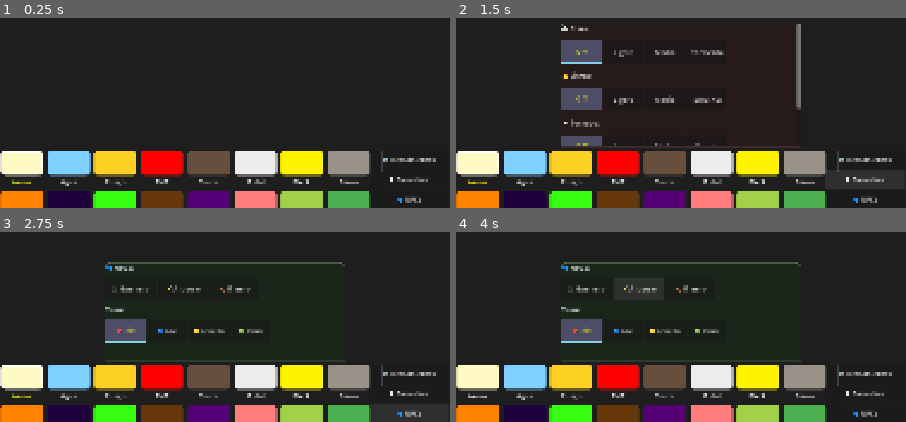
Above: before the commit, frames 1-4 (two rows, left to right).
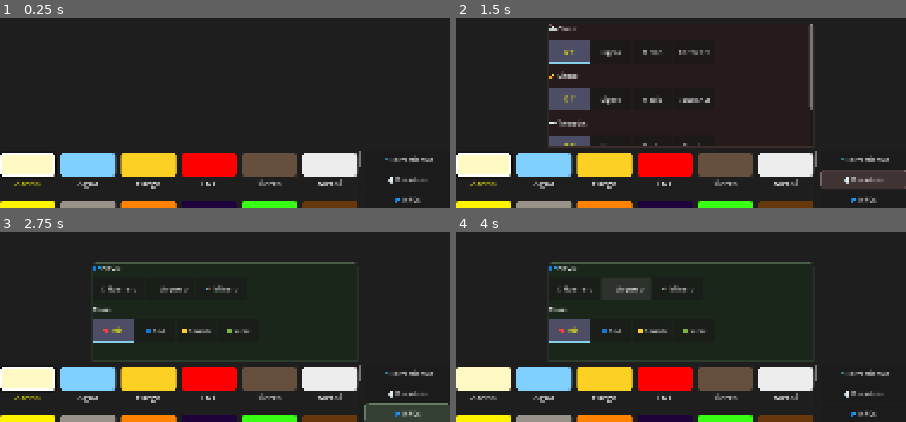
Above: after the commit, the same moments.

Repository: OmarSaez/Sandbox-game
Game: Godot game, scene res://scenes/main/main_scene.tscn
The game is run twice, just before and just after one commit, with the same random seed, the same clock (stepped at 60 frames per second) and the same inputs.
Inputs:
- Up to frame 1 (0.25 s): no input
- Up to frame 2 (1.5 s): click "🛠️ Herramientas" at 0.5 s; click "🌪️ Desastres" at 1.25 s
- Up to frame 3 (2.75 s): click "👥 NPCs" at 2 s
- Up to frame 4 (4 s): click "⚔️ Guerrero" at 2.75 s; click "🏹 Arquero" at 3.5 s

The runs differ from the first frame. In frame 1, 18% of the frame differs, in the area x 0-97%, y 70-100%; in frame 2, 22%, in the area x 0-100%, y 3-100%; in frame 3, 20%; in frame 4, 20%.

Commit message:
Se integra redicionamiento dinamico en el menu principal

Diff:
--- a/sandbox/scripts/sandbox/sandbox_grid.gd
+++ b/sandbox/scripts/sandbox/sandbox_grid.gd
@@ -520,10 +520,15 @@
 	var h = min(115 * s, 140)
 
 	material_scroll.custom_minimum_size = Vector2(0, h)
-	material_scroll.offset_top = -h
 	material_scroll.anchor_top = 1.0
 	material_scroll.anchor_bottom = 1.0
+	material_scroll.anchor_left = 0
+	material_scroll.anchor_right = 1.0
+
+	material_scroll.offset_top = -h
 	material_scroll.offset_bottom = 0
+	material_scroll.offset_left = 0
+	material_scroll.offset_right = -175 * s # Leave space for ActionButtons
 
 	# PUSH GAME VIEW (TextureRect) UP by h + 1 (Finer Limit)
 	if texture_rect:
@@ -552,8 +557,14 @@
 		# PIN Survivor to HUD Floor with FIXED LIMIT
 		action_vbox.anchor_bottom = 1.0
 		action_vbox.anchor_top = 1.0
+		action_vbox.anchor_left = 1.0
+		action_vbox.anchor_right = 1.0
+
 		action_vbox.offset_bottom = 0
 		action_vbox.offset_top = -h
+		action_vbox.offset_left = -170 * s # Standard button width zone
+		action_vbox.offset_right = 0
+
 		action_vbox.add_theme_constant_override("separation", 3 * s) # Compact
 		action_vbox.alignment = BoxContainer.ALIGNMENT_END # PUSH TO BOTTOM
 
@@ -561,6 +572,8 @@
 	if material_grid:
 		for child in material_grid.get_children():
 			if is_instance_valid(child): child.free()
+		material_grid.add_theme_constant_override("h_separation", 10 * s)
+		material_grid.add_theme_constant_override("v_separation", 10 * s)
 
 	# 5. CONSTRUCT ALL SUB-UI
 	ui_root.set_meta("tools_v", tools_v)
@@ -587,6 +600,17 @@
 	tools_btn.text = tr[current_language]["tools"]
 	ui_elements["tools_btn"] = tools_btn
 	action_vbox.add_child(tools_btn)
+
+	var btn_style = StyleBoxFlat.new()
+	btn_style.bg_color = Color(0.2, 0.2, 0.25, 1.0) # SOLID dark blue-grey
+	btn_style.border_width_left = 1; btn_style.border_width_top = 1
+	btn_style.border_width_right = 1; btn_style.border_width_bottom = 1
+	btn_style.border_color = Color(0.4, 0.4, 0.5)
+	btn_style.corner_radius_top_left = 5; btn_style.corner_radius_top_right = 5
+	btn_style.corner_radius_bottom_left = 5; btn_style.corner_radius_bottom_right = 5
+	tools_btn.add_theme_stylebox_override("normal", btn_style)
+	tools_btn.add_theme_stylebox_override("hover", btn_style)
+	tools_btn.add_theme_stylebox_override("pressed", btn_style)
 
 	# CREATE FRESH PANEL WITH STYLE
 	tools_panel = PanelContainer.new()
@@ -610,7 +634,7 @@
 	tools_panel.anchor_top = 1.0
 	tools_panel.anchor_bottom = 1.0
 
-	var panel_width = 550 * s
+	var panel_width = 530 * s
 	var panel_height = 220 * s
 	var bottom_gap = (min(115 * s, 140)) + (5 * s) # Dynamic GAP above HUD floor
 
@@ -706,6 +730,17 @@
 	ui_elements["disaster_btn"] = disaster_btn
 	action_vbox.add_child(disaster_btn)
 
+	var btn_style = StyleBoxFlat.new()
+	btn_style.bg_color = Color(0.25, 0.2, 0.2, 1.0) # SOLID dark red-grey
+	btn_style.border_width_left = 1; btn_style.border_width_top = 1
+	btn_style.border_width_right = 1; btn_style.border_width_bottom = 1
+	btn_style.border_color = Color(0.5, 0.4, 0.4)
+	btn_style.corner_radius_top_left = 5; btn_style.corner_radius_top_right = 5
+	btn_style.corner_radius_bottom_left = 5; btn_style.corner_radius_bottom_right = 5
+	disaster_btn.add_theme_stylebox_override("normal", btn_style)
+	disaster_btn.add_theme_stylebox_override("hover", btn_style)
+	disaster_btn.add_theme_stylebox_override("pressed", btn_style)
+
 	# CREATE FRESH PANEL WITH STYLE
 	var ui_root = get_parent().get_node("UI")
 	disaster_panel = PanelContainer.new()
@@ -727,7 +762,7 @@
 	disaster_panel.anchor_top = 1.0
 	disaster_panel.anchor_bottom = 1.0
 
-	var d_width = 480 * s
+	var d_width = 530 * s
 	var d_height = 250 * s
 	var d_bottom_gap = (min(115 * s, 140)) + (5 * s)
 
@@ -879,87 +914,109 @@
 
 func _add_button(key: String, mat_id: int):
 	var s = _get_ui_scale()
+
+	# The master container for the whole slot (Clickable area)
+	var slot_pnl = PanelContainer.new()
+	var slot_style = StyleBoxEmpty.new() # Invisible but stops mouse
+	slot_pnl.add_theme_stylebox_override("panel", slot_style)
+	slot_pnl.mouse_filter = Control.MOUSE_FILTER_STOP
+	slot_pnl.size_flags_horizontal = Control.SIZE_EXPAND_FILL # LIQUID FILL (JUSTIFY)
+	slot_pnl.custom_minimum_size = Vector2(110 * s, 85 * s)
+
 	var main_vbox = VBoxContainer.new()
 	main_vbox.alignment = BoxContainer.ALIGNMENT_CENTER
-	main_vbox.custom_minimum_size = Vector2(85 * s, 70 * s) # SLIGHTLY WIDER FOR BIGGER FONT
-
-	# Icon Wrapper (The material icon itself)
+	main_vbox.add_theme_constant_override("separation", 2 * s) # COMPACT SPACE
+	main_vbox.mouse_filter = Control.MOUSE_FILTER_PASS # Pass to slot_pnl
+	slot_pnl.add_child(main_vbox)
+
+	# The Stack Container (Icon base + Selection overlays)
+	var stack = Control.new()
+	var icon_w = 90 * s
+	var icon_h = 46 * s
+	stack.custom_minimum_size = Vector2(icon_w, icon_h)
+	stack.mouse_filter = Control.MOUSE_FILTER_PASS
+	main_vbox.add_child(stack)
+
+	# 1. ICON LAYER (Always visible material color)
 	var icon_panel = PanelContainer.new()
 	var icon_style = StyleBoxFlat.new()
-	icon_style.bg_color = material_colors_raw[mat_id] # Use material color as background
-
-	# Rounding
+	icon_style.bg_color = material_colors_raw[mat_id]
 	var radius = int(8 * s)
 	icon_style.corner_radius_top_left = radius
 	icon_style.corner_radius_top_right = radius
 	icon_style.corner_radius_bottom_left = radius
 	icon_style.corner_radius_bottom_right = radius
-
 	icon_panel.add_theme_stylebox_override("panel", icon_style)
-	icon_panel.custom_minimum_size = Vector2(50 * s, 50 * s)
-	icon_panel.mouse_filter = Control.MOUSE_FILTER_STOP # Capture input for rounding
-
-	# Connect click directly to panel
-	icon_panel.gui_input.connect(func(event):
-		if event is InputEventMouseButton and event.pressed:
+	icon_panel.set_anchors_and_offsets_preset(Control.PRESET_FULL_RECT)
+	icon_panel.mouse_filter = Control.MOUSE_FILTER_PASS
+	stack.add_child(icon_panel)
+
+	# 2. SELECTION OVERLAY (Only visible when selected)
+	var selection_overlay = PanelContainer.new()
+	var sel_style = StyleBoxFlat.new()
+	sel_style.draw_center = false # TRANSPARENT CENTER (On Top)
+	sel_style.corner_radius_top_left = radius
+	sel_style.corner_radius_top_right = radius
+	sel_style.corner_radius_bottom_left = radius
+	sel_style.corner_radius_bottom_right = radius
+
+	selection_overlay.add_theme_stylebox_override("panel", sel_style)
+	selection_overlay.set_anchors_and_offsets_preset(Control.PRESET_FULL_RECT)
+	selection_overlay.mouse_filter = Control.MOUSE_FILTER_IGNORE
+	selection_overlay.visible = false # Managed by _update_highlights
+	stack.add_child(selection_overlay)
+
+	var btn_lbl = Label.new()
+	btn_lbl.name = "MatLabel"
+	btn_lbl.text = tr[current_language][key]
+	btn_lbl.horizontal_alignment = HORIZONTAL_ALIGNMENT_CENTER
+	btn_lbl.mouse_filter = Control.MOUSE_FILTER_PASS
+	btn_lbl.add_theme_font_size_override("font_size", 18 * s) # EVEN LARGER TEXT
+	main_vbox.add_child(btn_lbl)
+
+	# CENTRALIZED INPUT (Whole slot)
+	slot_pnl.gui_input.connect(func(event):
+		if event is InputEventMouseButton and event.pressed and event.button_index == MOUSE_BUTTON_LEFT:
 			selected_material = mat_id
 			_update_highlights()
 	)
-	icon_panel.set_meta("mat_id", mat_id)
-
-	main_vbox.add_child(icon_panel)
-
-	ui_elements[key + "_icon_pnl"] = icon_panel # Store panel for border
-
-	var btn = Label.new()
-	btn.text = tr[current_language][key]
-	btn.horizontal_alignment = HORIZONTAL_ALIGNMENT_CENTER
-	btn.mouse_filter = Control.MOUSE_FILTER_PASS
-	btn.add_theme_font_size_override("font_size", 14 * s) # Match other menu labels
-	# ALSO CLICKABLE LABEL
-	btn.gui_input.connect(func(event):
-		if event is InputEventMouseButton and event.pressed:
-			selected_material = mat_id
-			_update_highlights()
-	)
-	ui_elements[key + "_mat_lbl"] = btn
-	main_vbox.add_child(btn)
-
-	material_grid.add_child(main_vbox)
+	slot_pnl.set_meta("mat_id", mat_id)
+
+	ui_elements[key + "_icon_pnl"] = selection_overlay # Store overlay for highlight
+	ui_elements[key + "_mat_lbl"] = btn_lbl
+
+	material_grid.add_child(slot_pnl)
 
 	main_vbox.mouse_exited.connect(func(): is_mouse_over_ui = false)
 
 func _update_highlights():
 	# Update Material Selection (Icons & Labels)
-	for child in material_grid.get_children():
-		if not child is VBoxContainer: continue # Skip the spacer!
-		var icon_pnl = child.get_child(0)
-		var label = child.get_child(1)
-		var highlight_style = icon_pnl.get_theme_stylebox("panel").duplicate()
-		var mat_id = icon_pnl.get_meta("mat_id")
+	for slot in material_grid.get_children():
+		var mat_id = slot.get_meta("mat_id", -1)
+		var main_vbox = slot.get_child(0)
+		var stack = main_vbox.get_child(0)
+		var overlay = stack.get_child(1) # Selection Overlay
+		var label = main_vbox.get_child(1)
+
 		if mat_id == selected_material:
-			# HIGHLIGHT: Bright white border + Yellow text
-			highlight_style.border_width_left = 4
-			highlight_style.border_width_top = 4
-			highlight_style.border_width_right = 4
-			highlight_style.border_width_bottom = 4
-			highlight_style.border_color = Color.WHITE
-			# Keep rounding in highlight
-			var radius = int(8 * _get_ui_scale())
-			highlight_style.corner_radius_top_left = radius
-			highlight_style.corner_radius_top_right = radius
-			highlight_style.corner_radius_bottom_left = radius
-			highlight_style.corner_radius_bottom_right = radius
-
-			icon_pnl.add_theme_stylebox_override("panel", highlight_style)
+			overlay.visible = true
+			var sel_style = overlay.get_theme_stylebox("panel").duplicate()
+
+			# DOUBLE BORDER ON TOP: Black shadow/outer + White inner
+			sel_style.border_width_left = 6
+			sel_style.border_width_top = 6
+			sel_style.border_width_right = 6
+			sel_style.border_width_bottom = 6
+			sel_style.border_color = Color.WHITE
+
+			# Draw the 6px BLACK border behind the white via shadow (solid sharp)
+			sel_style.shadow_color = Color.BLACK
+			sel_style.shadow_size = 6
+
+			overlay.add_theme_stylebox_override("panel", sel_style)
 			label.add_theme_color_override("font_color", Color.YELLOW)
 		else:
-			# DEFAULT: No border + White text
-			highlight_style.border_width_left = 0
-			highlight_style.border_width_top = 0
-			highlight_style.border_width_right = 0
-			highlight_style.border_width_bottom = 0
-			icon_pnl.add_theme_stylebox_override("panel", highlight_style)
+			overlay.visible = false
 			label.remove_theme_color_override("font_color")
 
 	# 2. Update Tool/Disaster/NPC Highlights (Buttons)
@@ -1892,7 +1949,7 @@
 	npc_panel.anchor_top = 1.0
 	npc_panel.anchor_bottom = 1.0
 
-	var p_width = 480 * s
+	var p_width = 530 * s
 	var p_height = 200 * s
 	var bottom_gap = (min(115 * s, 140)) + (5 * s)
 
@@ -1932,6 +1989,17 @@
 	npc_btn.text = tr[current_language]["npc"]
 	ui_elements["npc_btn"] = npc_btn
 	action_vbox.add_child(npc_btn)
+
+	var btn_style = StyleBoxFlat.new()
+	btn_style.bg_color = Color(0.2, 0.25, 0.2, 1.0) # SOLID dark green-grey
+	btn_style.border_width_left = 1; btn_style.border_width_top = 1
+	btn_style.border_width_right = 1; btn_style.border_width_bottom = 1
+	btn_style.border_color = Color(0.4, 0.5, 0.4)
+	btn_style.corner_radius_top_left = 5; btn_style.corner_radius_top_right = 5
+	btn_style.corner_radius_bottom_left = 5; btn_style.corner_radius_bottom_right = 5
+	npc_btn.add_theme_stylebox_override("normal", btn_style)
+	npc_btn.add_theme_stylebox_override("hover", btn_style)
+	npc_btn.add_theme_stylebox_override("pressed", btn_style)
 
 	npc_btn.pressed.connect(func():
 		tools_panel.visible = false
